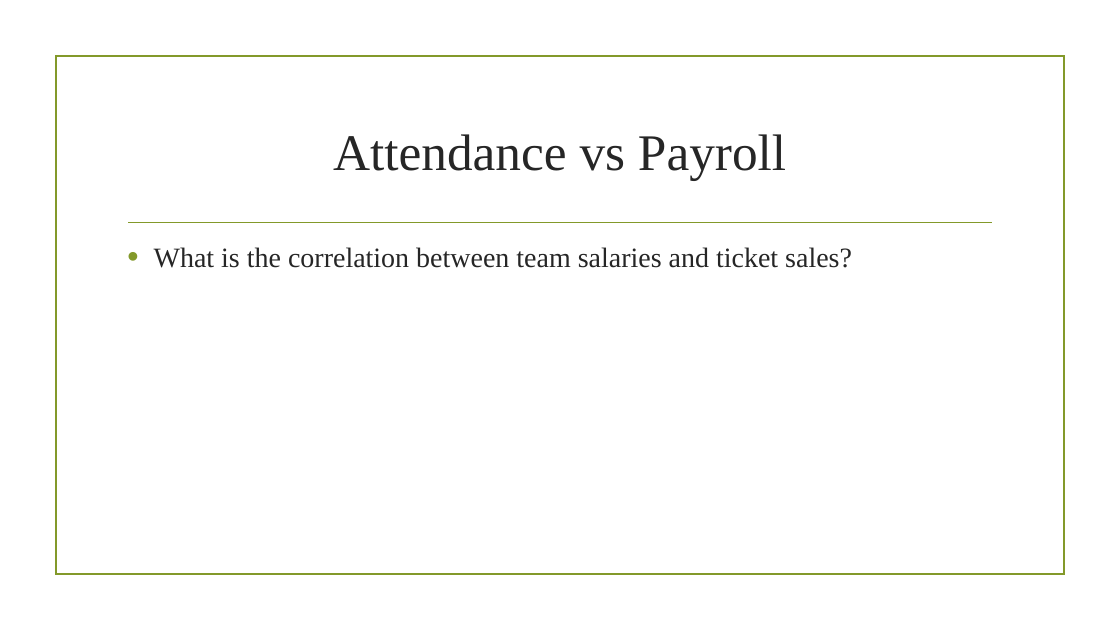
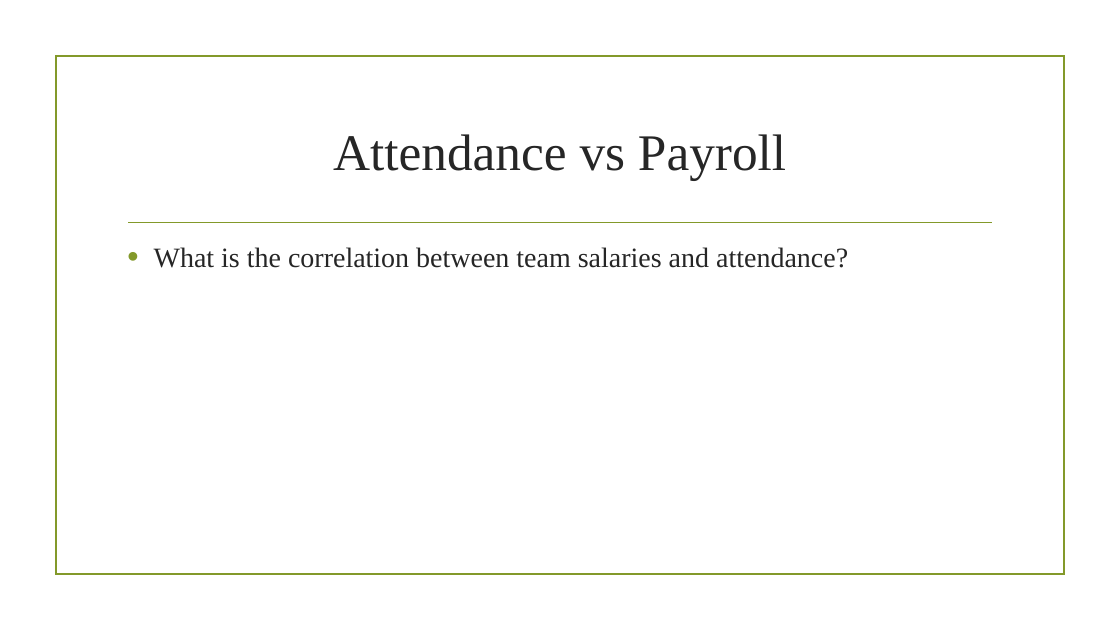
Before and after one commit to Dshashek/Red-Team-Project-1, a slide deck: slide 16 of Slides/Red Team Presentation.pptx. Drawn at 1120x630 pixels with LibreOffice and Linux fonts; fonts in the diff are those of the drawing; background and template pictures are left out. Boxes give left, top, right and bottom in pixels: in the first picture for what was removed or moved away, otherwise in the second. Text is boxed around its words. In the diff, an @@ line names an element or a change of style, - is before the commit and + after.

Commit message:
changed weather to temp in a few places, changed ticket sales to attendance in a few places

```diff
--- a/Slides/Red Team Presentation.pptx
+++ b/Slides/Red Team Presentation.pptx
@@ text at <box>154,247,848,268</box>: text changed @@
-• What is the correlation between team salaries and ticket sales?
+• What is the correlation between team salaries and attendance?
```
Also in this commit, not shown: 2 other slides changed.
